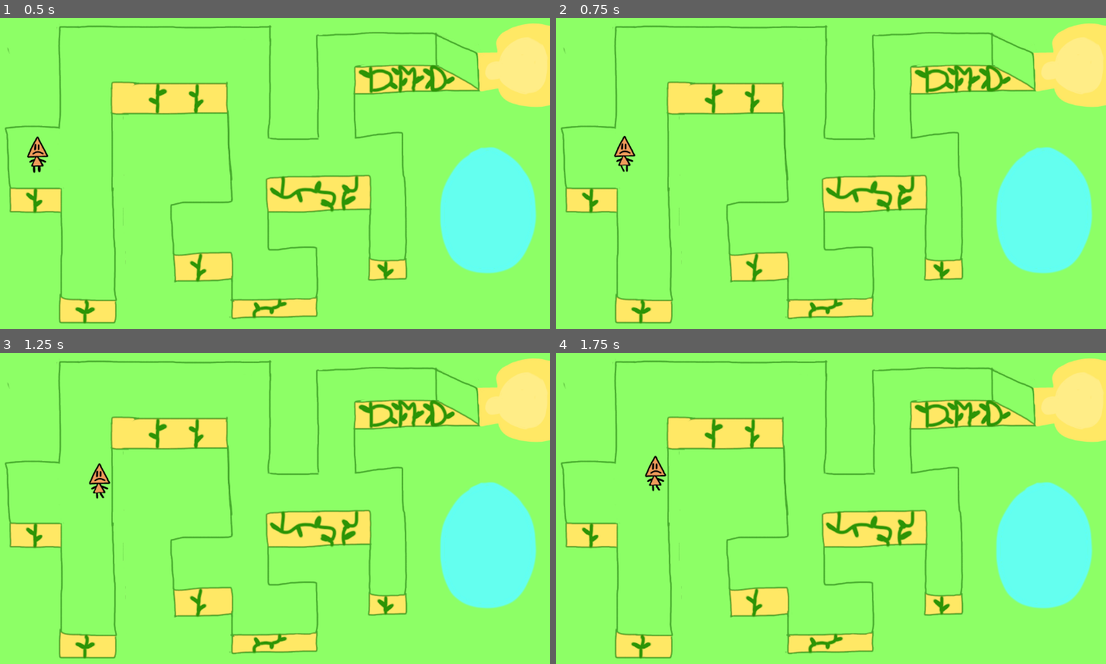
Above: before the commit, frames 1-4 (two rows, left to right).
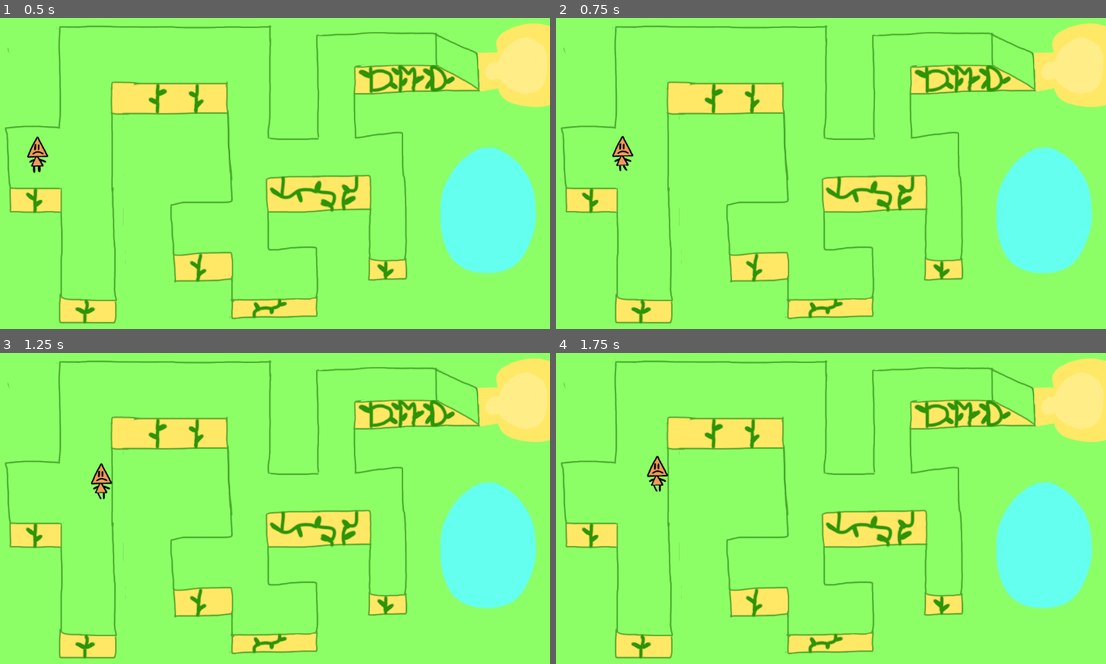
Above: after the commit, the same moments.

Repository: Pablitodmd-Dev/InkRush
Game: Godot game, scene res://Scenes/Microgames/Escape the labyrinth/Level1.tscn
Two runs of this game, one before a commit and one after it. Both use one fixed random seed, a clock stepped at 60 frames per second and the inputs below. The project has no main scene, so this scene is started directly.
Inputs:
- Up to frame 1 (0.5 s): no input
- Up to frame 2 (0.75 s): tap Enter at 0.5 s; hold Right (right) from 0.53 s (still down)
- Up to frame 3 (1.25 s): keep holding Right (right); tap Up (ui_up) at 0.77 s
- Up to frame 4 (1.75 s): keep holding Right (right); tap Up (ui_up) at 1.52 s

Frame 1 is identical in both runs. In frame 2, 0.2% of the frame differs, in the area x 10-15%, y 37-50%; in frame 3, 0.2%; in frame 4, 0.2%, in the area x 16-21%, y 33-45%.

Commit message:
Lulu Microgame designed and functional

Diff:
--- a/Scenes/Microgames/Escape the labyrinth/Character_Labyrinth.tscn
+++ b/Scenes/Microgames/Escape the labyrinth/Character_Labyrinth.tscn
@@ -8,13 +8,13 @@
 atlas = ExtResource("1_14see")
 region = Rect2(15, 3, 169, 292)
 
+[sub_resource type="AtlasTexture" id="AtlasTexture_nwpu7"]
+atlas = ExtResource("1_14see")
+region = Rect2(353, 3, 169, 292)
+
 [sub_resource type="AtlasTexture" id="AtlasTexture_tjhem"]
 atlas = ExtResource("1_14see")
 region = Rect2(522, 3, 169, 292)
-
-[sub_resource type="AtlasTexture" id="AtlasTexture_nwpu7"]
-atlas = ExtResource("1_14see")
-region = Rect2(353, 3, 169, 292)
 
 [sub_resource type="AtlasTexture" id="AtlasTexture_ur0i3"]
 atlas = ExtResource("1_14see")
@@ -32,10 +32,10 @@
 }, {
 "frames": [{
 "duration": 1.0,
-"texture": SubResource("AtlasTexture_tjhem")
+"texture": SubResource("AtlasTexture_nwpu7")
 }, {
 "duration": 1.0,
-"texture": SubResource("AtlasTexture_nwpu7")
+"texture": SubResource("AtlasTexture_tjhem")
 }],
 "loop": true,
 "name": &"walk",
@@ -64,8 +64,8 @@
 [node name="AnimatedSprite2D" type="AnimatedSprite2D" parent="." unique_id=1694993899]
 scale = Vector2(0.3, 0.3)
 sprite_frames = SubResource("SpriteFrames_cfp18")
-animation = &"idle"
-frame_progress = 0.61229867
+animation = &"walk"
+frame_progress = 0.76880455
 
 [node name="CollisionShape2D" type="CollisionShape2D" parent="." unique_id=149887264]
 position = Vector2(2, 16)
--- /dev/null
+++ b/Scenes/Microgames/Protect Lulu/Game.tscn
@@ -0,0 +1,31 @@
+[gd_scene format=3 uid="uid://pv1iymaqvb7d"]
+
+[ext_resource type="Script" uid="uid://hcurbto3tuhx" path="res://Scripts/Protect Lulu/LuluGame.gd" id="1_stjev"]
+[ext_resource type="Texture2D" uid="uid://rsal7vralx2d" path="res://Assets/Microgames/Protect Lulu/3 sin título_20260421093910.png" id="2_8untf"]
+[ext_resource type="PackedScene" uid="uid://ddo2ia35adypv" path="res://Scenes/Microgames/Protect Lulu/Lulu.tscn" id="3_1ia0r"]
+[ext_resource type="PackedScene" uid="uid://denx46lb7jn2a" path="res://Scenes/Microgames/Protect Lulu/umbrella.tscn" id="4_n51rm"]
+[ext_resource type="AudioStream" uid="uid://bhmktd3yxudwc" path="res://Assets/Microgames/Protect Lulu/Music/videoplayback.mp3" id="5_1ia0r"]
+
+[node name="Node2D" type="Node2D" unique_id=854515093]
+script = ExtResource("1_stjev")
+
+[node name="Sprite2D" type="Sprite2D" parent="." unique_id=1667382795]
+position = Vector2(576, 324)
+scale = Vector2(0.99999994, 0.99999994)
+texture = ExtResource("2_8untf")
+
+[node name="Dog" parent="." unique_id=36002750 instance=ExtResource("3_1ia0r")]
+position = Vector2(580, 486)
+
+[node name="Umbrella" parent="." unique_id=1359556013 instance=ExtResource("4_n51rm")]
+position = Vector2(590, 248)
+
+[node name="RainTimer" type="Timer" parent="." unique_id=931382343]
+wait_time = 0.3
+autostart = true
+
+[node name="AudioStreamPlayer2D" type="AudioStreamPlayer2D" parent="." unique_id=831861031]
+stream = ExtResource("5_1ia0r")
+autoplay = true
+
+[connection signal="timeout" from="RainTimer" to="." method="_on_rain_timer_timeout"]
--- /dev/null
+++ b/Scenes/Microgames/Protect Lulu/Lulu.tscn
@@ -0,0 +1,165 @@
+[gd_scene format=3 uid="uid://ddo2ia35adypv"]
+
+[ext_resource type="Texture2D" uid="uid://c81u4eokelmdf" path="res://Assets/Microgames/Protect Lulu/Lulu/barksprite without lines.png" id="1_0rhkb"]
+[ext_resource type="Script" uid="uid://dsiqhxio8n5x7" path="res://Scripts/Protect Lulu/lulu.gd" id="1_jawpy"]
+[ext_resource type="Texture2D" uid="uid://j5ogdr2jhaj6" path="res://Assets/Microgames/Protect Lulu/Lulu/idlesprite.png" id="2_jawpy"]
+[ext_resource type="Texture2D" uid="uid://cow62yrgdstfd" path="res://Assets/Microgames/Protect Lulu/Lulu/walksprite.png" id="3_i7s1w"]
+[ext_resource type="AudioStream" uid="uid://bnmc7vv3wk2er" path="res://Assets/Microgames/Protect Lulu/Music/Voicy_Death - wolf.mp3" id="5_i7s1w"]
+
+[sub_resource type="AtlasTexture" id="AtlasTexture_gwvkm"]
+atlas = ExtResource("1_0rhkb")
+region = Rect2(1024, 0, 256, 256)
+
+[sub_resource type="AtlasTexture" id="AtlasTexture_x7lbu"]
+atlas = ExtResource("1_0rhkb")
+region = Rect2(1280, 0, 256, 256)
+
+[sub_resource type="AtlasTexture" id="AtlasTexture_f6qcl"]
+atlas = ExtResource("1_0rhkb")
+region = Rect2(1536, 0, 256, 256)
+
+[sub_resource type="AtlasTexture" id="AtlasTexture_bf55t"]
+atlas = ExtResource("1_0rhkb")
+region = Rect2(1792, 0, 256, 256)
+
+[sub_resource type="AtlasTexture" id="AtlasTexture_rdki5"]
+atlas = ExtResource("1_0rhkb")
+region = Rect2(2048, 0, 256, 256)
+
+[sub_resource type="AtlasTexture" id="AtlasTexture_unrna"]
+atlas = ExtResource("1_0rhkb")
+region = Rect2(0, 0, 256, 256)
+
+[sub_resource type="AtlasTexture" id="AtlasTexture_uurs0"]
+atlas = ExtResource("1_0rhkb")
+region = Rect2(256, 0, 256, 256)
+
+[sub_resource type="AtlasTexture" id="AtlasTexture_6qxdl"]
+atlas = ExtResource("2_jawpy")
+region = Rect2(0, 0, 256, 256)
+
+[sub_resource type="AtlasTexture" id="AtlasTexture_1iavj"]
+atlas = ExtResource("2_jawpy")
+region = Rect2(256, 0, 256, 256)
+
+[sub_resource type="AtlasTexture" id="AtlasTexture_fbqnq"]
+atlas = ExtResource("2_jawpy")
+region = Rect2(512, 0, 256, 256)
+
+[sub_resource type="AtlasTexture" id="AtlasTexture_dbe56"]
+atlas = ExtResource("2_jawpy")
+region = Rect2(768, 0, 256, 256)
+
+[sub_resource type="AtlasTexture" id="AtlasTexture_rw3tp"]
+atlas = ExtResource("2_jawpy")
+region = Rect2(1024, 0, 256, 256)
+
+[sub_resource type="AtlasTexture" id="AtlasTexture_aw0ni"]
+atlas = ExtResource("3_i7s1w")
+region = Rect2(0, 0, 256, 256)
+
+[sub_resource type="AtlasTexture" id="AtlasTexture_cl4j0"]
+atlas = ExtResource("3_i7s1w")
+region = Rect2(256, 0, 256, 256)
+
+[sub_resource type="AtlasTexture" id="AtlasTexture_njbxj"]
+atlas = ExtResource("3_i7s1w")
+region = Rect2(512, 0, 256, 256)
+
+[sub_resource type="AtlasTexture" id="AtlasTexture_eccbm"]
+atlas = ExtResource("3_i7s1w")
+region = Rect2(768, 0, 256, 256)
+
+[sub_resource type="AtlasTexture" id="AtlasTexture_61o30"]
+atlas = ExtResource("3_i7s1w")
+region = Rect2(1024, 0, 256, 256)
+
+[sub_resource type="SpriteFrames" id="SpriteFrames_8k8mm"]
+animations = [{
+"frames": [{
+"duration": 1.0,
+"texture": SubResource("AtlasTexture_gwvkm")
+}, {
+"duration": 1.0,
+"texture": SubResource("AtlasTexture_x7lbu")
+}, {
+"duration": 1.0,
+"texture": SubResource("AtlasTexture_f6qcl")
+}, {
+"duration": 1.0,
+"texture": SubResource("AtlasTexture_bf55t")
+}, {
+"duration": 1.0,
+"texture": SubResource("AtlasTexture_rdki5")
+}, {
+"duration": 1.0,
+"texture": SubResource("AtlasTexture_unrna")
+}, {
+"duration": 1.0,
+"texture": SubResource("AtlasTexture_uurs0")
+}],
+"loop": true,
+"name": &"bark",
+"speed": 7.0
+}, {
+"frames": [{
+"duration": 1.0,
+"texture": SubResource("AtlasTexture_6qxdl")
+}, {
+"duration": 1.0,
+"texture": SubResource("AtlasTexture_1iavj")
+}, {
+"duration": 1.0,
+"texture": SubResource("AtlasTexture_fbqnq")
+}, {
+"duration": 1.0,
+"texture": SubResource("AtlasTexture_dbe56")
+}, {
+"duration": 1.0,
+"texture": SubResource("AtlasTexture_rw3tp")
+}],
+"loop": true,
+"name": &"idle",
+"speed": 7.0
+}, {
+"frames": [{
+"duration": 1.0,
+"texture": SubResource("AtlasTexture_aw0ni")
+}, {
+"duration": 1.0,
+"texture": SubResource("AtlasTexture_cl4j0")
+}, {
+"duration": 1.0,
+"texture": SubResource("AtlasTexture_njbxj")
+}, {
+"duration": 1.0,
+"texture": SubResource("AtlasTexture_eccbm")
+}, {
+"duration": 1.0,
+"texture": SubResource("AtlasTexture_61o30")
+}],
+"loop": true,
+"name": &"walk",
+"speed": 5.0
+}]
+
+[sub_resource type="RectangleShape2D" id="RectangleShape2D_jawpy"]
+size = Vector2(65, 113)
+
+[node name="Dog" type="Area2D" unique_id=36002750]
+script = ExtResource("1_jawpy")
+
+[node name="AnimatedSprite2D" type="AnimatedSprite2D" parent="." unique_id=354634378]
+sprite_frames = SubResource("SpriteFrames_8k8mm")
+animation = &"bark"
+
+[node name="CollisionShape2D" type="CollisionShape2D" parent="." unique_id=1045647265]
+position = Vector2(3.5, -1.5298986e-07)
+rotation = 1.5707964
+shape = SubResource("RectangleShape2D_jawpy")
+
+[node name="AudioStreamPlayer2D" type="AudioStreamPlayer2D" parent="." unique_id=1787550334]
+stream = ExtResource("5_i7s1w")
+pitch_scale = 0.7
+
+[connection signal="area_entered" from="." to="." method="_on_area_entered"]
--- /dev/null
+++ b/Scenes/Microgames/Protect Lulu/raindrop.tscn
@@ -0,0 +1,20 @@
+[gd_scene format=3 uid="uid://fhcwmipyksc"]
+
+[ext_resource type="Texture2D" uid="uid://hhajk8l1b68t" path="res://Assets/Microgames/Protect Lulu/Raindrop.png" id="1_hutuy"]
+[ext_resource type="Script" uid="uid://natnfyoi2nap" path="res://Scripts/Protect Lulu/raindrop.gd" id="1_u70qc"]
+
+[sub_resource type="CircleShape2D" id="CircleShape2D_hutuy"]
+radius = 19.0
+
+[node name="Raindrop" type="Area2D" unique_id=1521805759 groups=["raindrops"]]
+script = ExtResource("1_u70qc")
+
+[node name="Sprite2D" type="Sprite2D" parent="." unique_id=1723322824]
+texture = ExtResource("1_hutuy")
+region_enabled = true
+region_rect = Rect2(130.60002, 113.2, 54.399994, 74.399994)
+
+[node name="CollisionShape2D" type="CollisionShape2D" parent="." unique_id=1010544419]
+position = Vector2(0, 7)
+shape = SubResource("CircleShape2D_hutuy")
+debug_color = Color(0.99386674, 0.075165726, 1.92523e-07, 0.41960785)
--- /dev/null
+++ b/Scenes/Microgames/Protect Lulu/umbrella.tscn
@@ -0,0 +1,17 @@
+[gd_scene format=3 uid="uid://denx46lb7jn2a"]
+
+[ext_resource type="Script" uid="uid://b44wp12em1fpe" path="res://Scripts/Protect Lulu/umbrella.gd" id="1_g4lnp"]
+[ext_resource type="Texture2D" uid="uid://cg48xphalx1vj" path="res://Assets/Microgames/Protect Lulu/Umbrella.png" id="1_hwbae"]
+
+[node name="Area2D" type="Area2D" unique_id=1359556013]
+script = ExtResource("1_g4lnp")
+
+[node name="Sprite2D" type="Sprite2D" parent="." unique_id=997349980]
+scale = Vector2(0.3, 0.3)
+texture = ExtResource("1_hwbae")
+
+[node name="CollisionPolygon2D" type="CollisionPolygon2D" parent="." unique_id=1458964083]
+position = Vector2(0, -1)
+polygon = PackedVector2Array(0, 0, -61, 0, -141, 0, -141, -1, -114, -57, -79, -92, -28, -116, 1, -120, 32, -115, 69, -97, 98, -74, 119, -48, 133, -20, 140, 0, 79, 0)
+
+[connection signal="area_entered" from="." to="." method="_on_area_entered"]
--- /dev/null
+++ b/Scripts/Protect Lulu/LuluGame.gd
@@ -0,0 +1,8 @@
+extends Node2D
+
+var raindrop_scene = preload("res://Scenes/Microgames/Protect Lulu/raindrop.tscn")
+
+func _on_rain_timer_timeout():
+	var raindrop = raindrop_scene.instantiate()
+	raindrop.position = Vector2(randf_range(0, 1152), -50)
+	add_child(raindrop)
--- /dev/null
+++ b/Scripts/Protect Lulu/lulu.gd
@@ -0,0 +1,34 @@
+extends Area2D
+
+@export var speed = 150
+var direction = 1
+var timer = 0.0
+var is_hit = false
+
+func _ready():
+	$AnimatedSprite2D.play("walk")
+
+func _process(delta):
+	if is_hit:
+		return
+
+	if not $AnimatedSprite2D.is_playing() or $AnimatedSprite2D.animation != "walk":
+		$AnimatedSprite2D.play("walk")
+
+	timer += delta
+	if timer > 1.0:
+		if randf() < 0.5:
+			direction *= -1
+			$AnimatedSprite2D.flip_h = (direction < 0)
+		timer = 0.0
+
+	position.x += direction * speed * delta
+	position.x = clamp(position.x, 50, 1102)
+
+func _on_area_entered(area):
+	if area.is_in_group("raindrops") and not is_hit:
+		is_hit = true
+		area.queue_free()
+		$AudioStreamPlayer2D.play()
+		$AnimatedSprite2D.stop()
+		$AnimatedSprite2D.modulate = Color(0.3, 0.3, 0.3, 1)
--- /dev/null
+++ b/Scripts/Protect Lulu/raindrop.gd
@@ -0,0 +1,8 @@
+extends Area2D
+
+@export var speed = 400
+
+func _process(delta):
+	position.y += speed * delta
+	if position.y > 700:
+		queue_free()
--- /dev/null
+++ b/Scripts/Protect Lulu/umbrella.gd
@@ -0,0 +1,11 @@
+extends Area2D
+
+@export var speed = 400
+
+func _process(delta):
+	var direction = Input.get_axis("ui_left", "ui_right")
+	position.x += direction * speed * delta
+	position.x = clamp(position.x, 0, 1152)
+
+func _on_area_entered(area):
+	area.queue_free()
--- a/project.godot
+++ b/project.godot
@@ -13,6 +13,10 @@
 config/name="InkRush"
 config/features=PackedStringArray("4.6", "Forward Plus")
 config/icon="res://icon.svg"
+
+[global_group]
+
+raindrops=""
 
 [input]
 
Binary file added: Assets/Microgames/Protect Lulu/3 sin título_20260421093910.png
Not shown, added: Assets/Microgames/Protect Lulu/3 sin título_20260421093910.png.import
Not shown, added: Assets/Microgames/Protect Lulu/Music/Voicy_Death - wolf.mp3.import
Not shown, added: Assets/Microgames/Protect Lulu/Music/videoplayback.mp3.import
Binary file added: Assets/Microgames/Protect Lulu/Raindrop.png
Not shown, added: Assets/Microgames/Protect Lulu/Raindrop.png.import
Binary file added: Assets/Microgames/Protect Lulu/Umbrella.png
Not shown, added: Assets/Microgames/Protect Lulu/Umbrella.png.import
Not shown, added: Scripts/Protect Lulu/LuluGame.gd.uid
Not shown, added: Scripts/Protect Lulu/lulu.gd.uid
Not shown, added: Scripts/Protect Lulu/raindrop.gd.uid
Not shown, added: Scripts/Protect Lulu/umbrella.gd.uid
(and 2 more such lines)
